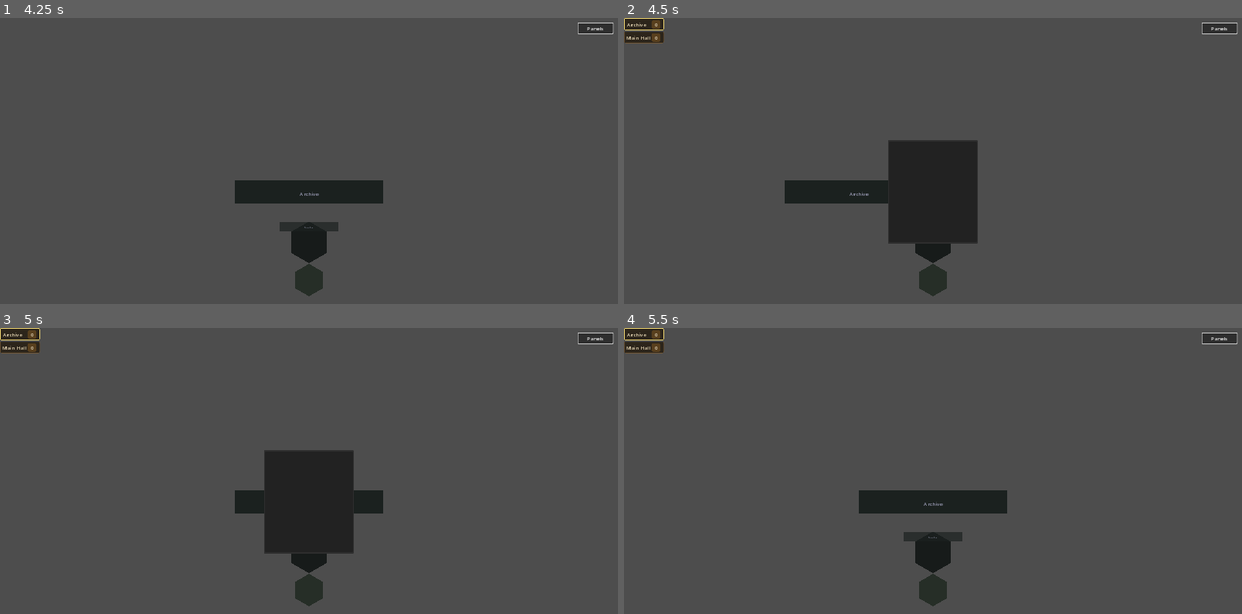
Above: before the commit, frames 1-4 (two rows, left to right).
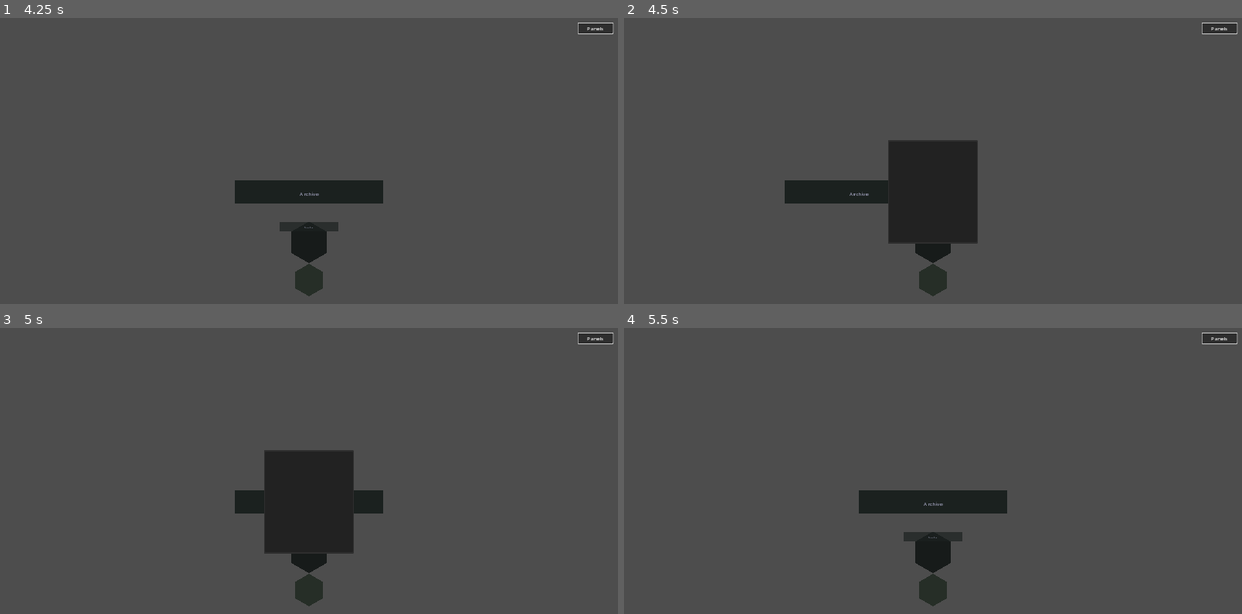
Above: after the commit, the same moments.

Repository: Kiriketsuki/agenKic-orKistrator
Game: Godot game, scene res://scenes/main.tscn
The game is run twice, just before and just after one commit, with the same random seed, the same clock (stepped at 60 frames per second) and the same inputs.
Inputs (mouse positions are in pixels of both pictures, inside the frame that each line leads up to):
- Up to frame 1 (4.25 s): click "Panels" at 0.5 s; tap Enter at 1.25, 2.75 s; move the mouse to (444, 175) at 1.27 s; hold E (rotate_right) 1.28-2 s; hold Tab (toggle_floor_tabs) 1.28-2 s; click (444, 175) at 1.42 s; tap Space at 2, 3.5 s; drag from (185, 209) to (278, 261) at 2.02 s; move the mouse to (370, 115) at 2.77 s; hold E (rotate_right) 2.78-3.5 s; hold W (scroll_up) 2.78-3.5 s; tap Tab (toggle_floor_tabs) at 3.05 s; drag from (278, 261) to (123, 140) at 3.52 s
- Up to frame 2 (4.5 s): tap Enter at 4.25 s; move the mouse to (1118, 243) at 4.27 s; hold Q (rotate_left) from 4.28 s (still down); hold Tab (toggle_floor_tabs) from 4.28 s (still down); tap 1 at 4.35 s
- Up to frame 3 (5 s): keep holding Q (rotate_left); keep holding Tab (toggle_floor_tabs); tap M (toggle_minimap) at 4.9 s
- Up to frame 4 (5.5 s): release Q (rotate_left) at 5 s; release Tab (toggle_floor_tabs) at 5 s; tap Space at 5 s; drag from (747, 450) to (840, 413) at 5.02 s

Frame 1 is identical in both runs. In frame 2, 0.5% of the frame differs, in the area x 0-7%, y 0-9%; in frame 3, 0.5%; in frame 4, 0.5%.

Commit message:
fix(t12): apply council-confirmed fixes to minimap/floor-tabs nav
- floor_tabs: guard Tab toggle behind focus-owner check so it no longer
  steals Tab from a focused LineEdit or live godot-xterm terminal
  (mirrors panel_manager's toggle_terminal guard)
- tower_manager: store the elastic-overscroll tween and kill it in
  _do_scroll_tween so jump_to_floor (minimap/tab/number-key) can no
  longer race a still-running overscroll bounce on camera position:y
- tower_manager: preserve the actually-focused floor's identity across
  _on_floor_removed instead of reclamping the raw index, so removing a
  non-focused floor below the focus no longer silently reassigns focus
- tower_manager/floor_tabs/minimap: split agent_activity_changed from
  floors_changed so per-state-transition updates redraw the minimap
  without forcing floor_tabs to tear down and rebuild every tab
- floor_tabs/main.tscn: stretch FloorTabs to fill viewport height with
  clip_contents + expand-fill tabs so the strip rescales to any floor
  count instead of overflowing a fixed 180px box

Diff:
--- a/godot/scenes/main.tscn
+++ b/godot/scenes/main.tscn
@@ -37,9 +37,13 @@
 
 [node name="FloorTabs" type="VBoxContainer" parent="UILayer"]
 visible = false
-anchors_preset = 0
+anchors_preset = 4
+anchor_bottom = 1.0
+offset_top = 16.0
 offset_right = 80.0
-offset_bottom = 180.0
+offset_bottom = -16.0
+grow_vertical = 2
+clip_contents = true
 script = ExtResource("6")
 
 [node name="PanelManager" type="Control" parent="UILayer"]
--- a/godot/scripts/tower/tower_manager.gd
+++ b/godot/scripts/tower/tower_manager.gd
@@ -6,6 +6,12 @@
 signal agent_unhover_requested(agent_id: String)
 signal floor_focus_changed(index: int)
 signal floors_changed()
+## Fires when an agent's *state* changes (idle/working/reporting/etc) without
+## any change to floor membership or agent_count — e.g. minimap's activity
+## coloring needs this, but floor_tabs' name+count badges do not, so it is
+## kept separate from floors_changed to avoid a full tab-strip rebuild on
+## every state transition (see _on_agent_state_changed).
+signal agent_activity_changed()
 
 const FLOOR_SCENE: PackedScene = preload("res://scenes/floor_scene.tscn")
 const FOCUSED_SCALE: float = 1.0
@@ -26,6 +32,7 @@
 var _agent_assignments: Dictionary = {}  # agent_id → {floor: String, edge: int}
 var _scroll_tween: Tween = null
 var _fisheye_tween: Tween = null
+var _overscroll_tween: Tween = null
 var _is_overscrolling: bool = false
 var _input_queue: Array[int] = []
 var _floor_spacing: float = 50.0
@@ -182,6 +189,10 @@
 func _do_scroll_tween() -> void:
 	if _scroll_tween:
 		_scroll_tween.kill()
+	if _overscroll_tween:
+		_overscroll_tween.kill()
+		_overscroll_tween = null
+	_is_overscrolling = false
 	_scroll_tween = create_tween()
 	var target_y: float = _focused_index * -_floor_spacing
 	_scroll_tween.tween_property(_camera, "position:y", target_y, 0.3).set_trans(Tween.TRANS_BACK).set_ease(Tween.EASE_OUT)
@@ -202,10 +213,12 @@
 	_is_overscrolling = true
 	var original_y: float = _focused_index * -_floor_spacing
 	var overshoot_y: float = original_y + (direction * _floor_spacing * -0.5)
-	var tween: Tween = create_tween()
-	tween.tween_property(_camera, "position:y", overshoot_y, 0.15).set_trans(Tween.TRANS_QUAD).set_ease(Tween.EASE_OUT)
-	tween.tween_property(_camera, "position:y", original_y, 0.2).set_trans(Tween.TRANS_BACK).set_ease(Tween.EASE_OUT)
-	tween.tween_callback(func() -> void: _is_overscrolling = false)
+	if _overscroll_tween:
+		_overscroll_tween.kill()
+	_overscroll_tween = create_tween()
+	_overscroll_tween.tween_property(_camera, "position:y", overshoot_y, 0.15).set_trans(Tween.TRANS_QUAD).set_ease(Tween.EASE_OUT)
+	_overscroll_tween.tween_property(_camera, "position:y", original_y, 0.2).set_trans(Tween.TRANS_BACK).set_ease(Tween.EASE_OUT)
+	_overscroll_tween.tween_callback(func() -> void: _is_overscrolling = false)
 
 
 ## Jumps focus directly to `index` (clamped to valid range), reusing the same
@@ -307,8 +320,17 @@
 				return
 			floor_node.begin_linger(_config.linger_duration_sec)
 			floor_node.tree_exiting.connect(func() -> void:
+				# Preserve which floor was actually focused across the erase —
+				# clamping the raw index would silently reassign focus to
+				# whatever floor now sits at that numeric slot once a floor
+				# below the focus is removed and the array shifts.
+				var focused_floor: Node2D = _floors[_focused_index] if _focused_index < _floors.size() else null
 				_floors.erase(floor_node)
-				_focused_index = clampi(_focused_index, 0, maxi(_floors.size() - 1, 0))
+				if focused_floor != null and focused_floor != floor_node:
+					var new_index: int = _floors.find(focused_floor)
+					_focused_index = new_index if new_index != -1 else clampi(_focused_index, 0, maxi(_floors.size() - 1, 0))
+				else:
+					_focused_index = clampi(_focused_index, 0, maxi(_floors.size() - 1, 0))
 				_layout_floors()
 				_update_tower_frame()
 				_apply_fisheye_layout()
@@ -336,7 +358,7 @@
 	for floor_node: Node2D in _floors:
 		if floor_node.get_meta("floor_name", "") == floor_name:
 			floor_node.update_agent_state(agent_id, new_state)
-			floors_changed.emit()
+			agent_activity_changed.emit()
 			return
 
 
--- a/godot/scripts/ui/floor_tabs.gd
+++ b/godot/scripts/ui/floor_tabs.gd
@@ -17,6 +17,7 @@
 
 func _ready() -> void:
 	mouse_filter = Control.MOUSE_FILTER_IGNORE
+	clip_contents = true
 	_tower = get_node_or_null("../../Tower")
 	if _tower:
 		if _tower.has_signal("floors_changed"):
@@ -31,9 +32,26 @@
 	# Deliberately _input (not _unhandled_input): Godot's GUI focus traversal
 	# consumes Tab (ui_focus_next) before _unhandled_input ever runs, so the
 	# toggle must win here first.
+	# Guard: if a Control currently owns keyboard focus (a LineEdit doing its
+	# own Tab-traversal, or a live godot-xterm Terminal that wants Tab for
+	# shell autocompletion), do not steal Tab from it — mirrors
+	# panel_manager.gd's _focus_owner_is_live_terminal() guard on toggle_terminal.
 	if event.is_action_pressed("toggle_floor_tabs"):
+		if _focus_owner_present():
+			return
 		visible = not visible
 		get_viewport().set_input_as_handled()
+
+
+## True when the viewport's current keyboard focus owner is some Control —
+## i.e. the user is actively focused on a LineEdit, live PTY terminal, or any
+## other focusable widget that should receive Tab itself rather than have it
+## intercepted here as a global hotkey.
+func _focus_owner_present() -> bool:
+	var viewport: Viewport = get_viewport()
+	if viewport == null:
+		return false
+	return viewport.gui_get_focus_owner() != null
 
 
 func _rebuild() -> void:
@@ -54,6 +72,13 @@
 	var tab: PanelContainer = PanelContainer.new()
 	tab.focus_mode = Control.FOCUS_NONE
 	tab.mouse_filter = Control.MOUSE_FILTER_STOP
+	# Expand-fill + a small minimum lets the VBoxContainer distribute the
+	# strip's available height evenly across however many floors exist —
+	# mirrors minimap.gd's `cell_h = size.y / count` rescale-to-fit-any-count
+	# behavior instead of hardcoding a fixed per-tab height that would
+	# overflow the strip (and go unreachable) once floor count grows.
+	tab.size_flags_vertical = Control.SIZE_EXPAND_FILL
+	tab.custom_minimum_size = Vector2(0.0, 14.0)
 	tab.add_theme_stylebox_override("panel", _make_tab_style(false))
 	tab.gui_input.connect(func(event: InputEvent) -> void:
 		if event is InputEventMouseButton:
--- a/godot/scripts/ui/minimap.gd
+++ b/godot/scripts/ui/minimap.gd
@@ -23,6 +23,8 @@
 			_tower.floor_focus_changed.connect(func(_index: int) -> void: queue_redraw())
 		if _tower.has_signal("floors_changed"):
 			_tower.floors_changed.connect(queue_redraw)
+		if _tower.has_signal("agent_activity_changed"):
+			_tower.agent_activity_changed.connect(queue_redraw)
 	visibility_changed.connect(queue_redraw)
 
 
